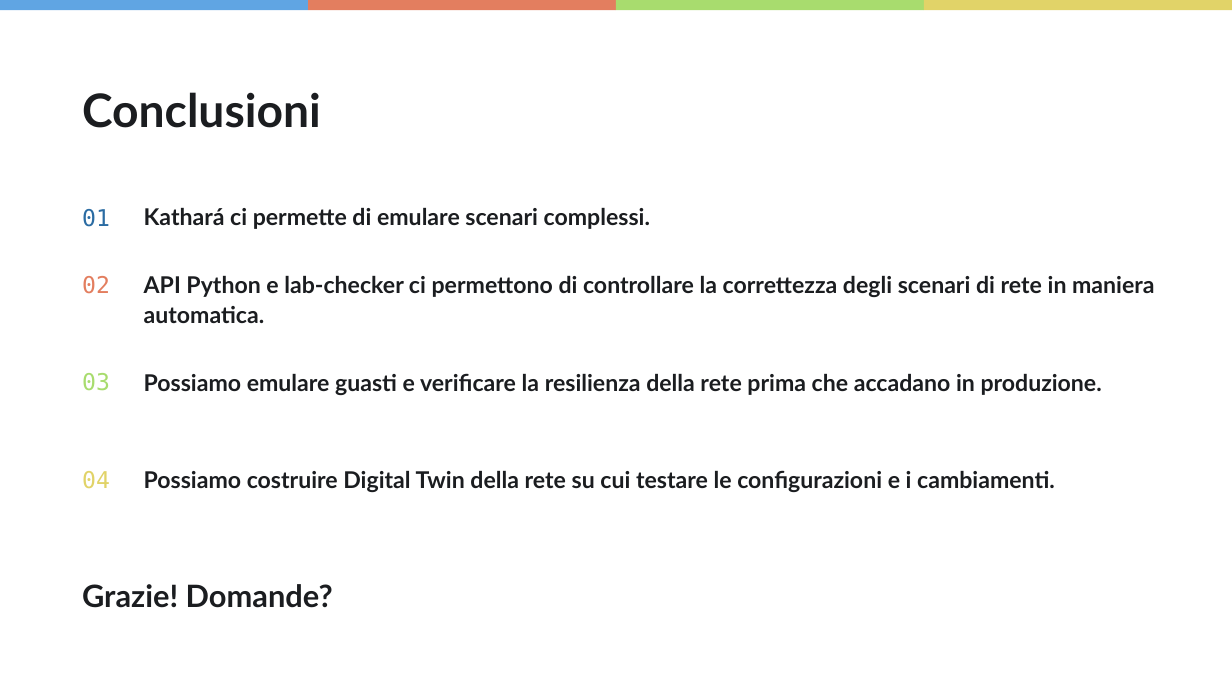
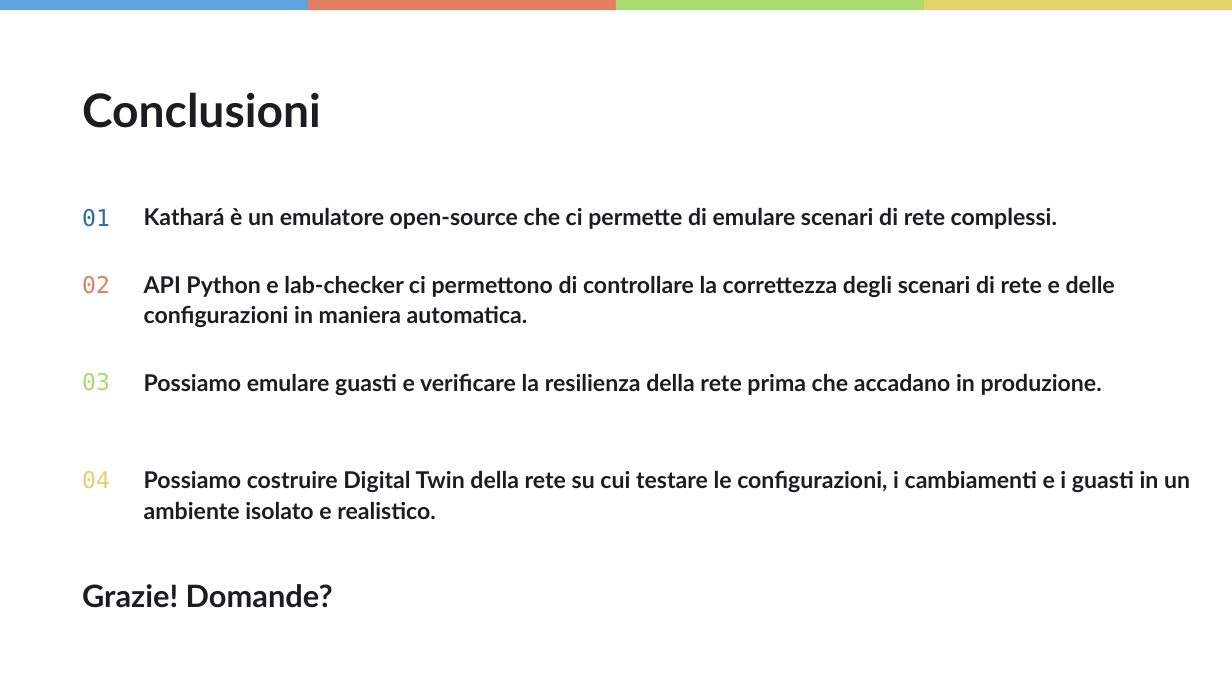
Before and after one commit to tcaiazzi/garr-kathara-seminar, a slide deck: slide 88 of kathara-workshop-garr.pptx. Drawn at 1232x693 pixels with LibreOffice and Linux fonts; fonts in the diff are those of the drawing; background and template pictures are left out. Boxes give left, top, right and bottom in pixels: in the first picture for what was removed or moved away, otherwise in the second. Text is boxed around its words. In the diff, an @@ line names an element or a change of style, - is before the commit and + after.

```diff
--- a/kathara-workshop-garr.pptx
+++ b/kathara-workshop-garr.pptx
@@ text at (144, 208, 1057, 229): text changed @@
-Kathará ci permette di emulare scenari complessi.
+Kathará è un emulatore open-source che ci permette di emulare scenari di rete complessi.
@@ text at (144, 276, 1115, 327): text changed @@
-API Python e lab-checker ci permettono di controllare la correttezza degli scenari di rete in maniera automatica.
+API Python e lab-checker ci permettono di controllare la correttezza degli scenari di rete e delle configurazioni in maniera automatica.
@@ text at (144, 470, 1190, 519): text changed @@
-Possiamo costruire Digital Twin della rete su cui testare le configurazioni e i cambiamenti.
+Possiamo costruire Digital Twin della rete su cui testare le configurazioni, i cambiamenti e i guasti in un ambiente isolato e realistico.
```
Also in this commit, not shown: 1 other slide changed.
